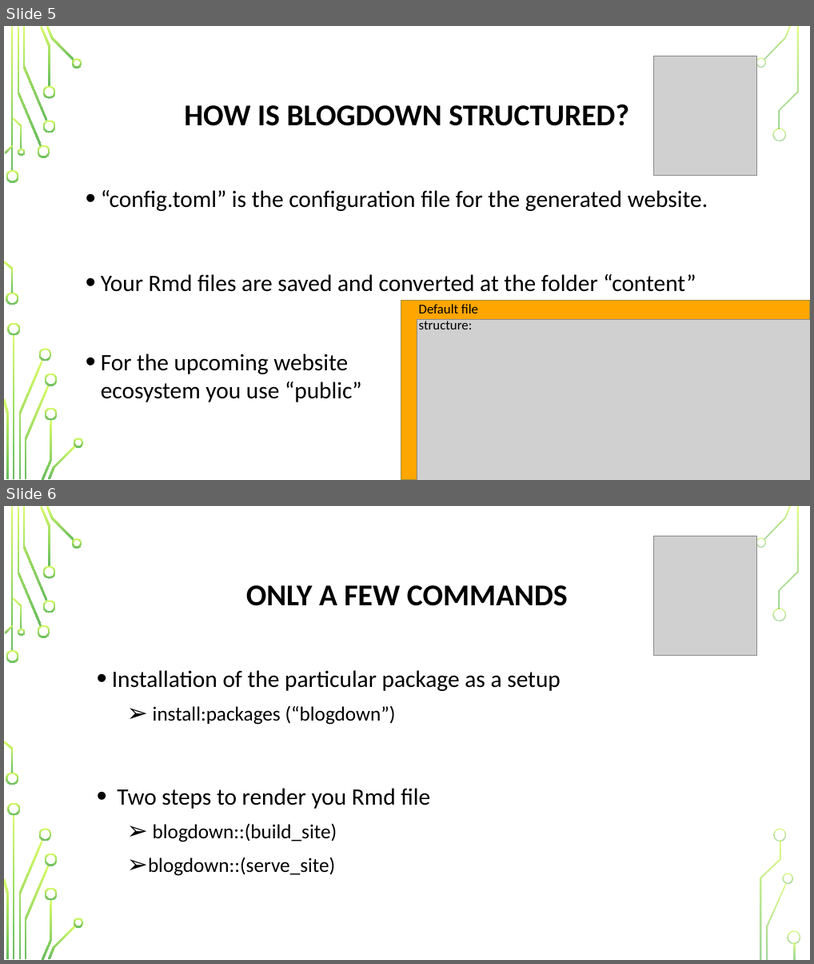
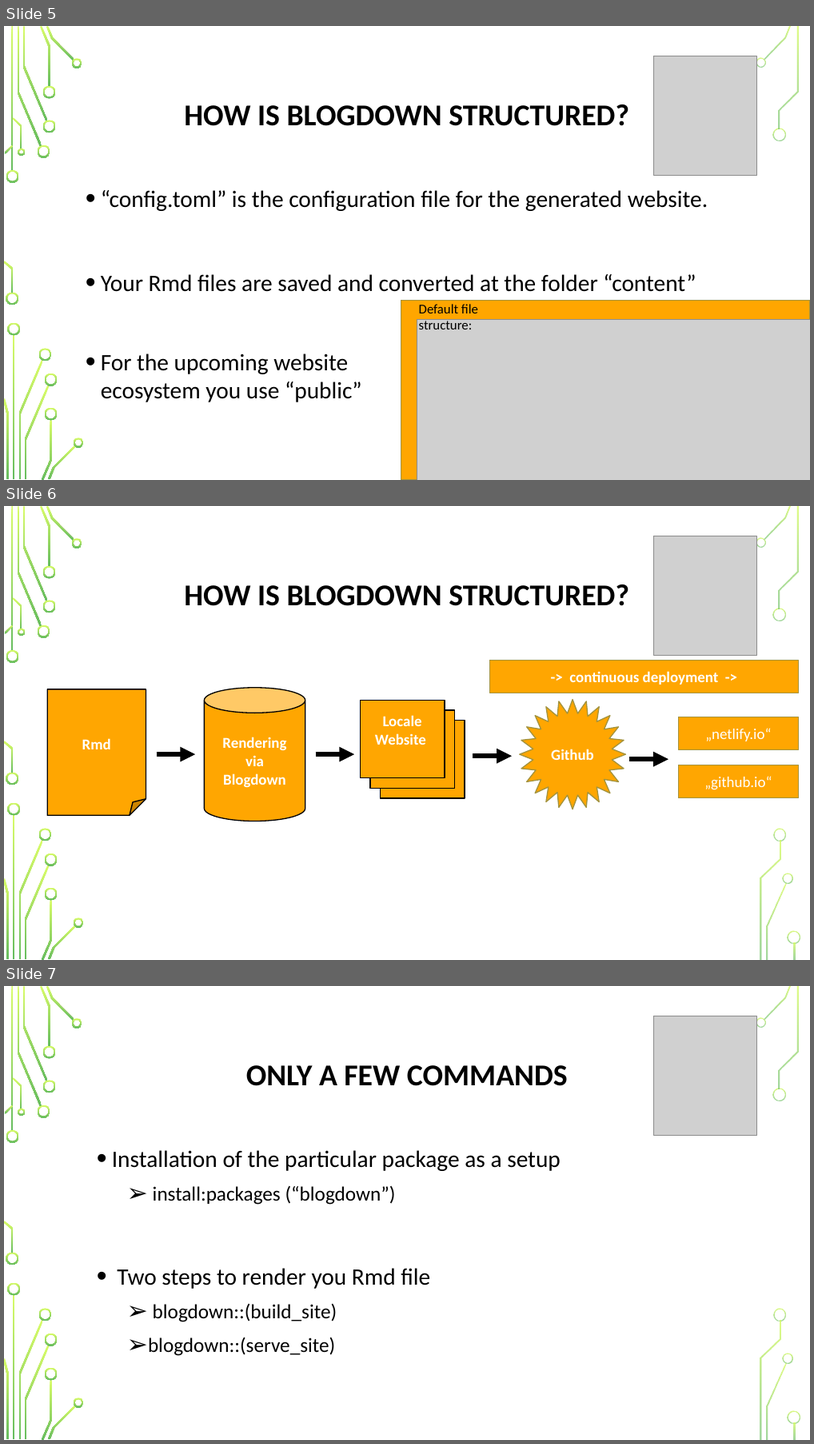
Before and after one commit to AlexanderKleine/blogdown-forcats, a slide deck: BlogDown&Forcats.pptx. Shown one above the other, each under a label of ours: slides 5 and 6 before the commit, slides 5, 6 and 7 after it. The pictures are 814x964 and 814x1444 pixels, drawn with LibreOffice and Linux fonts; fonts in the diff are those of the drawing; grey boxes stand for pictures; background and template pictures are left out. Boxes give left, top, right and bottom in pixels: in the first picture for what was removed or moved away, otherwise in the second. Text is boxed around its words. In the diff, an @@ line names an element or a change of style, - is before the commit and + after.

```diff
--- a/BlogDown&Forcats.pptx
+++ b/BlogDown&Forcats.pptx
@@ slide 6 added at bbox=[4, 506, 810, 960], background picture (left out); not listed: 36 template elements that a slide beside it also shows @@
@@ picture added at bbox=[654, 536, 757, 656] @@
@@ title added at bbox=[184, 584, 630, 606], 36 pt, text #000000, bold @@
+HOW IS BLOGDOWN STRUCTURED?
@@ rectangle added at bbox=[490, 660, 799, 693], fill #FFA601, outline #A3943F 1.25 pt, 18 pt, text #FFFFFF, bold @@
+-> continuous deployment ->
@@ folded corner added at bbox=[47, 689, 146, 815], fill #FFA601, outline #000000 1.25 pt, 18 pt, text #FFFFFF, bold @@
+Rmd
@@ cylinder added at bbox=[204, 688, 306, 821], fill #FFA601, outline #000000 1.25 pt, 18 pt, text #FFFFFF, bold @@
+Rendering
+via
+Blogdown
@@ rectangle added at bbox=[360, 700, 445, 778], fill #FFA601, outline #000000 1.25 pt, 18 pt, text #FFFFFF, bold @@
+Locale
+Website
@@ rectangle added at bbox=[370, 710, 455, 788], fill #FFA601, outline #000000 1.25 pt @@
@@ rectangle added at bbox=[380, 720, 465, 798], fill #FFA601, outline #000000 1.25 pt @@
@@ star added at bbox=[520, 700, 626, 809], fill #FFA601, outline #A3943F 1.25 pt, 18 pt, text #FFFFFF, bold @@
+Github
@@ rectangle added at bbox=[679, 716, 799, 749], fill #FFA601, outline #A3943F 1.25 pt, 18 pt, text #FFFFFF @@
+„netlify.io“
@@ arrow added from (157, 754) to (195, 754), #000000 6 pt @@
@@ arrow added from (315, 754) to (355, 754), #000000 6 pt @@
@@ arrow added from (474, 756) to (512, 756), #000000 6 pt @@
@@ arrow added from (630, 759) to (669, 759), #000000 6 pt @@
@@ rectangle added at bbox=[679, 765, 799, 797], fill #FFA601, outline #A3943F 1.25 pt, 18 pt, text #FFFFFF @@
+„github.io“
@@ what was slide 6 is now slide 7 @@
```
Also in this commit, not shown: 6 slides changed, 1 other slide added, 4 other files.
